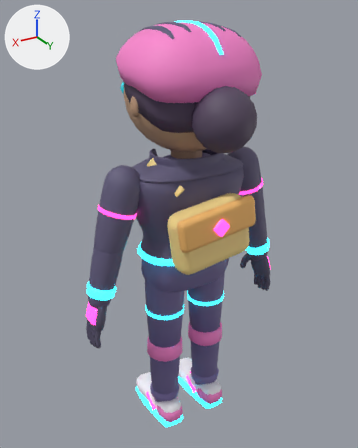
An edit to the glTF model art/models/operator_neon_courier.glb, drawn before and after from the same camera.
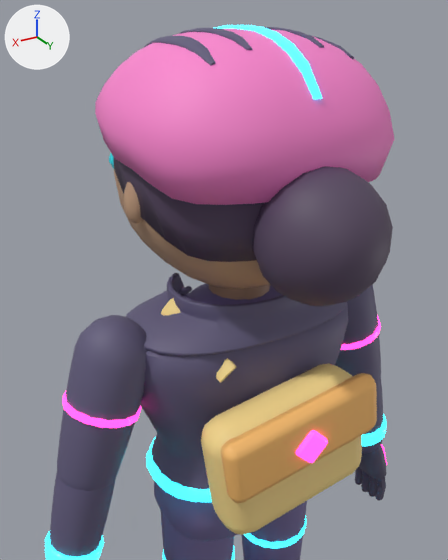
There are two pictures of each version: one whole from a 50 mm lens placed at (1.111, 1.788, 1.969), pointed at (0.013, -0.043, 1.053), one close up from a 50 mm lens placed at (0.685, 1.074, 1.954), pointed at (-0.049, -0.15, 1.342). Arrows for +X, +Y and +Z are at upper left; the lights stay in place. The first two pictures are the older version. Vertices at exactly the same position are counted once.

The scene before the commit, as lines of its bpy script (objects in view):
```python
me_body = bpy.data.meshes.new('Body')
me_body.from_pydata(...)  # 10737 vertices, 20886 faces; spans x -0.5..0.5, y -0.37..0.39, z 0.0..1.93
# faces by material slot: [130, 1996, 1548, 360, 16852]
me_body.materials.append(mat_eyeshine)
me_body.materials.append(mat_neonpink)
me_body.materials.append(mat_neoncyan)
me_body.materials.append(mat_fxglassvisor)
me_body.materials.append(mat_opbody)
ob_body = bpy.data.objects.new('Body', me_body)
ob_body.location = (0.0, 0.0, 0.0)
```
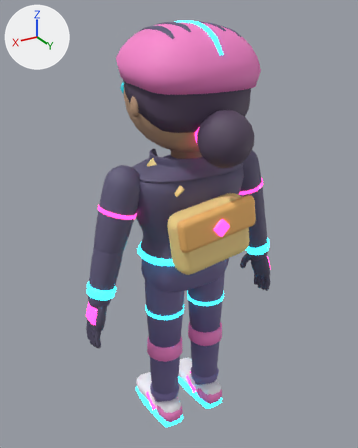
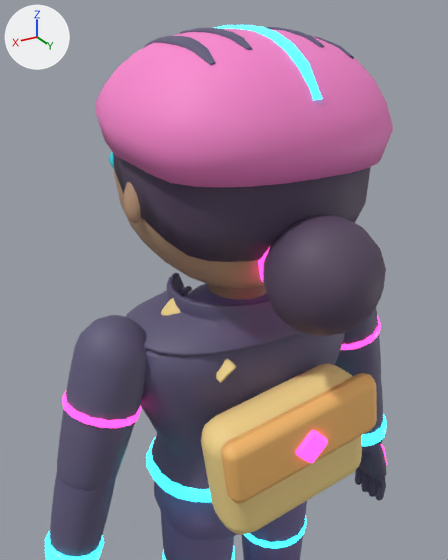
The change, as a list of edits to the scene's bpy script:
```text
Change me_body:
    where me_body.from_pydata(...)  # 10737 vertices, 20886 faces; spans x -0.5..0.5, y -0.37..0.39, z 0.0..1.93
    used by ob_body; location = (0.0, 0.0, 0.0)
    me_body part 1: the loose piece of 96 vertices spanning x -0.09..0.09, y 0.17..0.2, z 1.51..1.69 is moved by (0.0, 0.02, -0.07)
    me_body part 2: 201 of 10737 vertices moved; they spanned x -0.28..0.28, y 0.05..0.39, z 1.47..1.89 and now span x -0.28..0.28, y 0.05..0.39, z 1.41..1.89; mean shift (0.0, 0.01, -0.03); largest move (0.0, 0.39, 1.61) -> (0.0, 0.35, 1.44)
    me_body part 3: 270 kept faces spanning x -0.25..0.25, y -0.07..0.29, z 1.44..1.8 get new vertex colours
```

Pixel boxes [x1, y1, x2, y2] of what changed, in the close-ups (448 x 560 px; the box of a moved part takes in the faces that stretch with it):
'Body', reshaped: before [45, 25, 395, 560]; after [45, 25, 393, 560]
part 1 of me_body, moved or reshaped (not visible before): after [258, 248, 270, 282]
part 2 of me_body, moved or reshaped: before [105, 39, 395, 306]; after [105, 38, 393, 336]
part 3 of me_body, recoloured: [222, 147, 378, 287] in both
